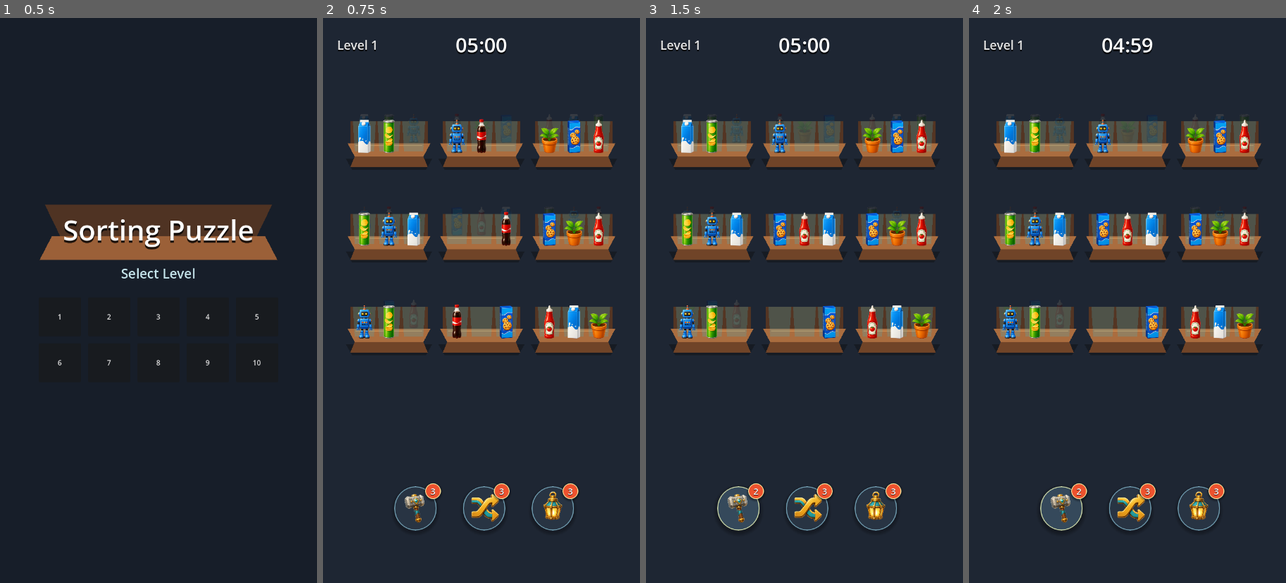
Above: before the commit, frames 1-4 (left to right).
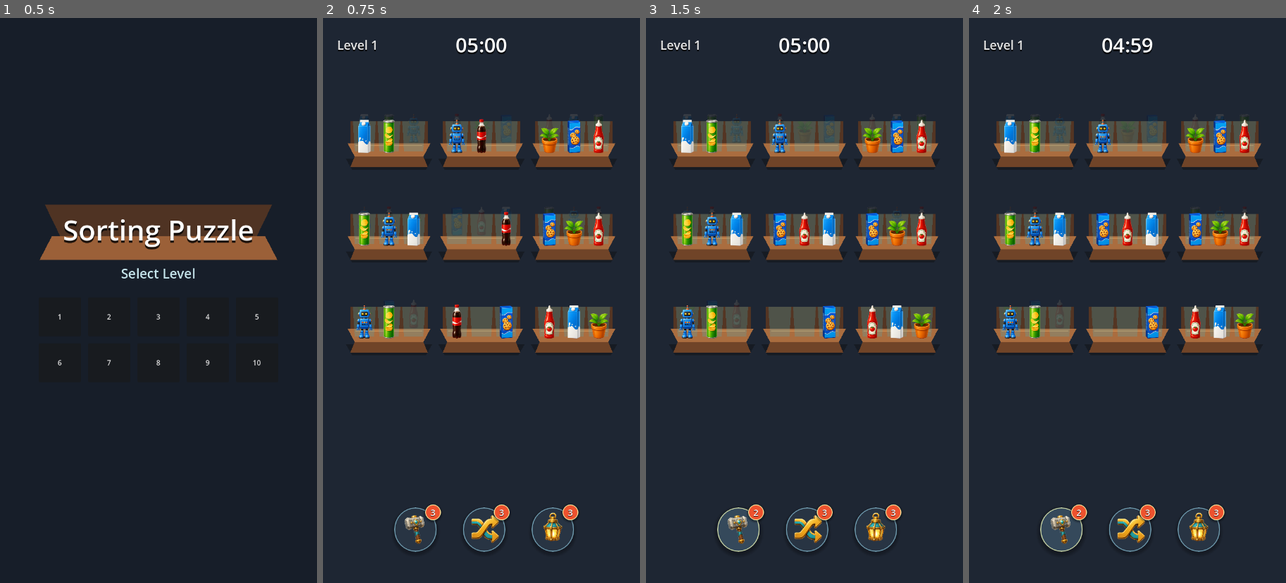
Above: after the commit, the same moments.

Repository: vladeque/sorting-puzzle
Game: Godot game, scene res://scenes/main_menu.tscn
The game is run twice, just before and just after one commit, with the same random seed, the same clock (stepped at 60 frames per second) and the same inputs.
Inputs:
- Up to frame 1 (0.5 s): no input
- Up to frame 2 (0.75 s): click "1" at 0.5 s
- Up to frame 3 (1.5 s): click "3" at 1.25 s
- Up to frame 4 (2 s): no input

Frame 1 is identical in both runs. In frame 2, 2.4% of the frame differs, in the area x 22-81%, y 82-95%; in frame 3, 3.0%; in frame 4, 3.0%.

Commit message:
Adjust level UI layout and restore label input handling

Diff:
--- a/level.tscn
+++ b/level.tscn
@@ -123,9 +123,9 @@
 [node name="AbilityBar" type="Control" parent="UI" unique_id=1352307940]
 layout_mode = 3
 anchors_preset = 0
-offset_top = 1049.0
-offset_right = 720.0
-offset_bottom = 1175.0
+offset_top = 1097.0
+offset_right = 720.0
+offset_bottom = 1223.0
 
 [node name="HBoxContainer" type="HBoxContainer" parent="UI/AbilityBar" unique_id=57155548]
 layout_mode = 0
@@ -167,7 +167,6 @@
 offset_top = -7.0
 offset_right = 106.0
 offset_bottom = 29.0
-mouse_filter = 2
 theme_override_colors/font_color = Color(1, 1, 1, 1)
 theme_override_colors/font_shadow_color = Color(0, 0, 0, 0.86)
 theme_override_constants/shadow_offset_x = 0
@@ -209,7 +208,6 @@
 offset_top = -7.0
 offset_right = 106.0
 offset_bottom = 29.0
-mouse_filter = 2
 theme_override_colors/font_color = Color(1, 1, 1, 1)
 theme_override_colors/font_shadow_color = Color(0, 0, 0, 0.86)
 theme_override_constants/shadow_offset_x = 0
@@ -251,7 +249,6 @@
 offset_top = -7.0
 offset_right = 106.0
 offset_bottom = 29.0
-mouse_filter = 2
 theme_override_colors/font_color = Color(1, 1, 1, 1)
 theme_override_colors/font_shadow_color = Color(0, 0, 0, 0.86)
 theme_override_constants/shadow_offset_x = 0
@@ -282,13 +279,13 @@
 horizontal_alignment = 1
 vertical_alignment = 1
 
-[node name="CompletionPanel" type="ColorRect" parent="UI"]
+[node name="CompletionPanel" type="ColorRect" parent="UI" unique_id=1385350832]
 visible = false
 offset_right = 720.0
 offset_bottom = 1280.0
 color = Color(0.03, 0.08, 0.06, 0.72)
 
-[node name="CompletionLabel" type="Label" parent="UI/CompletionPanel"]
+[node name="CompletionLabel" type="Label" parent="UI/CompletionPanel" unique_id=2100778384]
 layout_mode = 0
 offset_top = 548.0
 offset_right = 720.0
